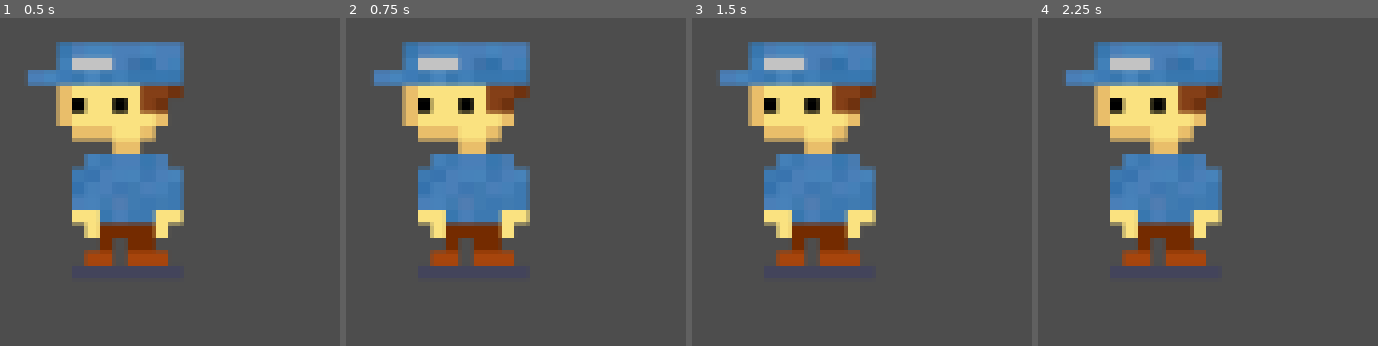
Above: before the commit, frames 1-4 (left to right).
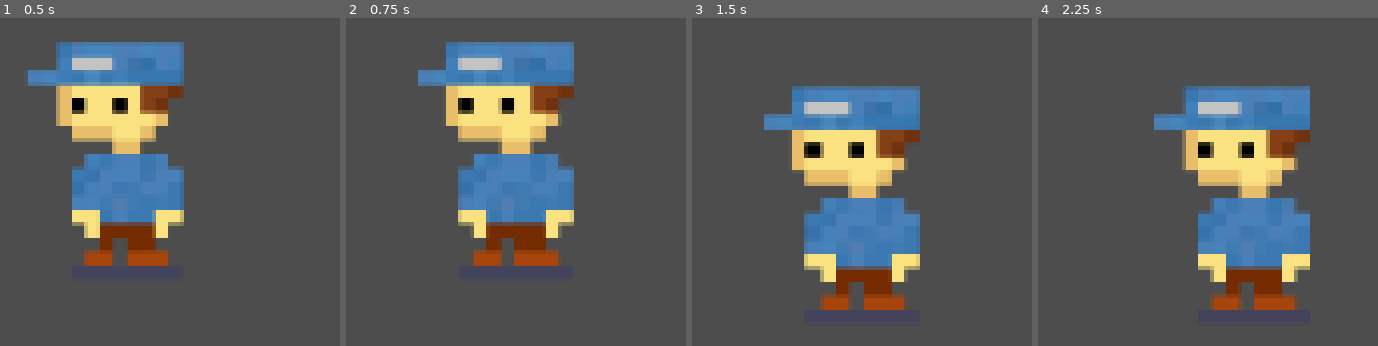
Above: after the commit, the same moments.

Repository: matejstastny/wumpus
Game: Godot game, scene res://scenes/main.tscn
Same seed, same stepped clock (60 frames per second), same inputs: the game is played once before the commit and once after it.
Inputs:
- Up to frame 1 (0.5 s): no input
- Up to frame 2 (0.75 s): tap Enter at 0.5 s; hold Right (move_right) from 0.53 s (still down)
- Up to frame 3 (1.5 s): tap Space at 1.25 s; release Right (move_right) at 1.28 s; hold Down (move_down) from 1.28 s (still down)
- Up to frame 4 (2.25 s): tap Enter at 2 s; release Down (move_down) at 2.03 s; hold Right (move_right) from 2.03 s (still down)

Frame 1 is identical in both runs. In frame 2, 21% of the frame differs, in the area x 8-68%, y 7-76%; in frame 3, 30%; in frame 4, 38%, in the area x 8-80%, y 7-90%.

Commit message:
Added player room movement

Diff:
--- a/entities/player.tscn
+++ b/entities/player.tscn
@@ -1,8 +1,10 @@
-[gd_scene load_steps=2 format=3 uid="uid://b1lky50k8jl4o"]
+[gd_scene load_steps=3 format=3 uid="uid://b1lky50k8jl4o"]
 
 [ext_resource type="Texture2D" uid="uid://bh6dfp3h17gnl" path="res://assets/sprites/player/idle.png" id="1_4ei0q"]
+[ext_resource type="Script" path="res://scripts/player-movement.gd" id="1_dlmvo"]
 
 [node name="Player" type="Node2D"]
+script = ExtResource("1_dlmvo")
 
 [node name="Sprite2D" type="Sprite2D" parent="."]
 scale = Vector2(5, 5)
--- a/scenes/main.tscn
+++ b/scenes/main.tscn
@@ -3,8 +3,11 @@
 [ext_resource type="Script" path="res://scripts/room-controller.gd" id="1_kn7tx"]
 [ext_resource type="PackedScene" uid="uid://b1lky50k8jl4o" path="res://entities/player.tscn" id="2_8k80g"]
 
-[node name="Node2D" type="Node2D"]
-script = ExtResource("1_kn7tx")
+[node name="Game" type="Node2D"]
 
 [node name="Player" parent="." instance=ExtResource("2_8k80g")]
 position = Vector2(96, 93)
+
+[node name="RoomManager" type="Node2D" parent="."]
+unique_name_in_owner = true
+script = ExtResource("1_kn7tx")
--- /dev/null
+++ b/scripts/player-movement.gd
@@ -0,0 +1,21 @@
+extends Node
+
+@onready var room_manager = %RoomManager
+@onready var sprite = $Sprite2D
+
+func _ready():
+    pass
+
+func _physics_process(_delta):
+    if Input.is_action_just_pressed("move_left"):
+        _move(-1, 0)
+    elif Input.is_action_just_pressed("move_right"):
+        _move(1, 0)
+    elif Input.is_action_just_pressed("move_up"):
+        _move(0, -1)
+    elif Input.is_action_just_pressed("move_down"):
+        _move(0, 1)
+
+func _move(_x, _y):
+    if room_manager.move_player(_x, _y):
+        sprite.position = Vector2(sprite.position.x + _x * 16, sprite.position.y + _y * 16)
--- a/scripts/room-controller.gd
+++ b/scripts/room-controller.gd
@@ -20,15 +20,19 @@
         for j in room_grid_height:
             print("ROOM: " + room_grid[i][j])
 
-func _physics_process(delta):
-    if Input.is_action_just_pressed("go_left"):
-        _move_player(1, 0)
-    elif Input.is_action_just_pressed("go_right"):
-        _move_player(-1, 0)
-    elif Input.is_action_just_pressed("go_up"):
-        _move_player(0, -1)
-    elif Input.is_action_just_pressed("go_down"):
-        _move_player(0, 1)
+func move_player(_x, _y) -> bool:
+    var can_move_x = false
+    var can_move_y = false
+    if current_room.x + _x >= 0 and current_room.x + _x <= room_grid_width:
+        current_room.x += _x
+        can_move_x = true
+    if current_room.y + _y >= 0 and current_room.y + _y <= room_grid_height:
+        current_room.y += _y
+        can_move_y = true
+    print("Current Room data: " + str(_get_current_room()))
+    print("Current Room pos: " + str(current_room.x) + ", " + str(current_room.y))
+    print("Can Move: " + str(can_move_x))
+    return can_move_x and can_move_y
 
-func _move_player(x, y):
-    pass
+func _get_current_room():
+    return room_grid[current_room.x][current_room.y]
